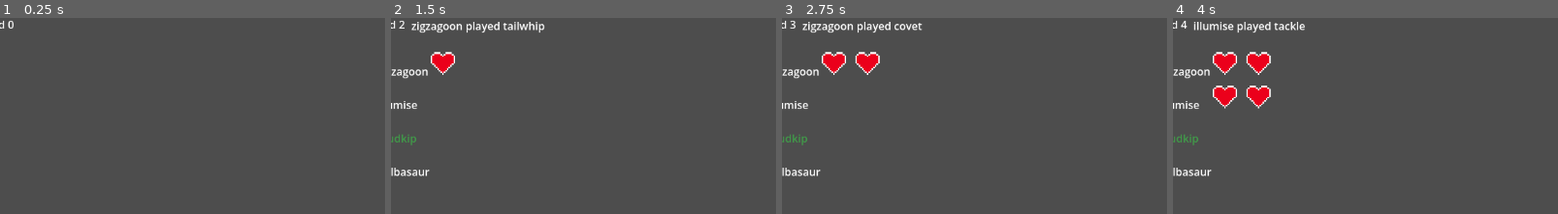
Above: before the commit, frames 1-4 (left to right).
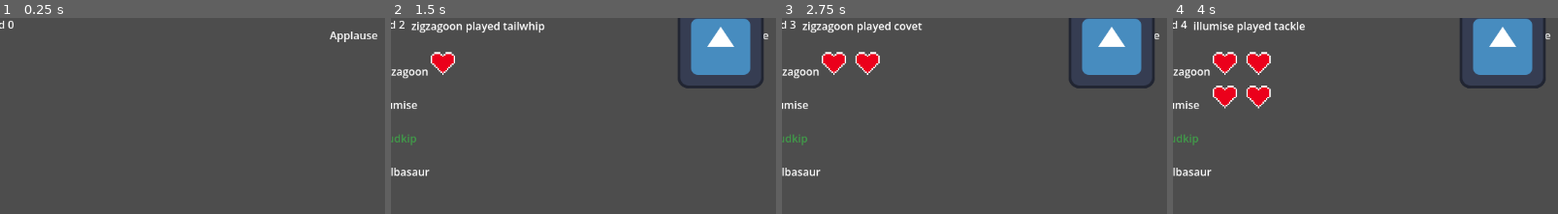
Above: after the commit, the same moments.

Repository: coreyli1/contests
Game: Godot game, scene res://main.tscn
Two runs of this game, one before a commit and one after it. Both use one fixed random seed, a clock stepped at 60 frames per second and the inputs below. The engine's default icon, where the game draws it, is replaced by a stand-in: a white triangle on a blue panel in a dark square.
Inputs:
- Up to frame 1 (0.25 s): no input
- Up to frame 2 (1.5 s): click "Start Game" at 0.5 s; click "Start Game" at 1.25 s
- Up to frame 3 (2.75 s): click "Start Game" at 2 s
- Up to frame 4 (4 s): tap Enter at 2.75 s
The pictures show only the part of the screen within x 4-54%, y 0-50%; the shares and areas given below are measured in that part.

The runs differ from the first frame. In frame 1, 0.3% of the frame differs, in the area x 85-98%, y 6-13%; in frame 2, 5.3%; in frame 3, 5.3%; in frame 4, 5.3%, in the area x 74-98%, y 0-36%.

Commit message:
added starter code for voltage

Diff:
--- a/data/pokemon/pokemon.gd
+++ b/data/pokemon/pokemon.gd
@@ -64,7 +64,8 @@
 	Global.end_turn.emit()
 
 func generate_hearts(appeal: int) -> void:
-
+	if appeal == 0:
+		return
 	var xpos = 0
 	for i in appeal:
 		var heart = Sprite2D.new()
@@ -75,8 +76,7 @@
 		xpos += 50
 		await get_tree().create_timer(.4).timeout
 		hearts.add_child(heart)
-	# need to check if generated haearts works when current appeal is 0
-	print("generated hearts")
+
 func match_status(status: String)->void:
 	match status:
 		"last":
--- a/main.gd
+++ b/main.gd
@@ -10,6 +10,7 @@
 @onready var moves: Control = %Moves
 @onready var round_label: Label = $Round
 @onready var button: Button = $Button
+@onready var voltage: VBoxContainer = $Voltage
 
 
 
@@ -62,12 +63,18 @@
 
 	var ai_poke = Global.turn_order[Global.turn]
 	var ai_move = ai_poke.moves[randi()%4]
+	#if the move is the same as the current contest, then add an applause
+
+	#just add applause for testing right now
+	voltage.add_applause()
+
 	var text: String = Global.turn_order[Global.turn].pokemon_name + " played " + ai_move
 	print(text)
 	game_state.text = text
 	ai_poke.play_turn(ai_move)
 
 	#await turn finishing
+	print("wait for ai turn to stop playing")
 	await Global.end_turn
 	transition_turn()
 
--- a/main.tscn
+++ b/main.tscn
@@ -2,6 +2,7 @@
 
 [ext_resource type="Script" uid="uid://mn1tswoje67" path="res://main.gd" id="1_0xm2m"]
 [ext_resource type="PackedScene" uid="uid://u3scquwc5myr" path="res://ui/moves.tscn" id="2_0xm2m"]
+[ext_resource type="PackedScene" uid="uid://cxiekl1ya3i7r" path="res://ui/voltage.tscn" id="3_h2yge"]
 
 [node name="main" type="Node2D" unique_id=1350547697]
 script = ExtResource("1_0xm2m")
@@ -43,4 +44,15 @@
 offset_bottom = 21.0
 text = "Round 0"
 
+[node name="Voltage" parent="." unique_id=1594203125 instance=ExtResource("3_h2yge")]
+anchors_preset = 0
+anchor_right = 0.0
+anchor_bottom = 0.0
+offset_left = 532.0
+offset_top = 14.0
+offset_right = 604.0
+offset_bottom = 41.0
+grow_horizontal = 1
+grow_vertical = 1
+
 [connection signal="pressed" from="Button" to="." method="_on_button_pressed"]
--- /dev/null
+++ b/ui/voltage.gd
@@ -0,0 +1,24 @@
+extends VBoxContainer
+@onready var applause: HBoxContainer = %Applause
+var applause_array: Array[Sprite2D]
+
+# Called when the node enters the scene tree for the first time.
+func _ready() -> void:
+	pass # Replace with function body.
+
+
+# Called every frame. 'delta' is the elapsed time since the previous frame.
+func _process(delta: float) -> void:
+	pass
+
+func add_applause():
+	#add sprite to
+	var to_add = Sprite2D.new()
+	to_add.texture = preload("res://assets/icon.svg")
+	applause.add_child(to_add)
+	applause_array.append(to_add)
+	pass
+
+func remove_applause():
+	applause.remove_child(applause_array[applause_array.size()-1])
+	applause_array.pop_back()
--- /dev/null
+++ b/ui/voltage.tscn
@@ -0,0 +1,19 @@
+[gd_scene format=3 uid="uid://cxiekl1ya3i7r"]
+
+[ext_resource type="Script" uid="uid://ce3qwaum6hcp6" path="res://ui/voltage.gd" id="1_qu6fo"]
+
+[node name="Voltage" type="VBoxContainer" unique_id=1594203125]
+anchors_preset = 15
+anchor_right = 1.0
+anchor_bottom = 1.0
+grow_horizontal = 2
+grow_vertical = 2
+script = ExtResource("1_qu6fo")
+
+[node name="Label" type="Label" parent="." unique_id=1731872159]
+layout_mode = 2
+text = "Applause"
+
+[node name="Applause" type="HBoxContainer" parent="." unique_id=2062857720]
+unique_name_in_owner = true
+layout_mode = 2
Not shown, added: ui/voltage.gd.uid
